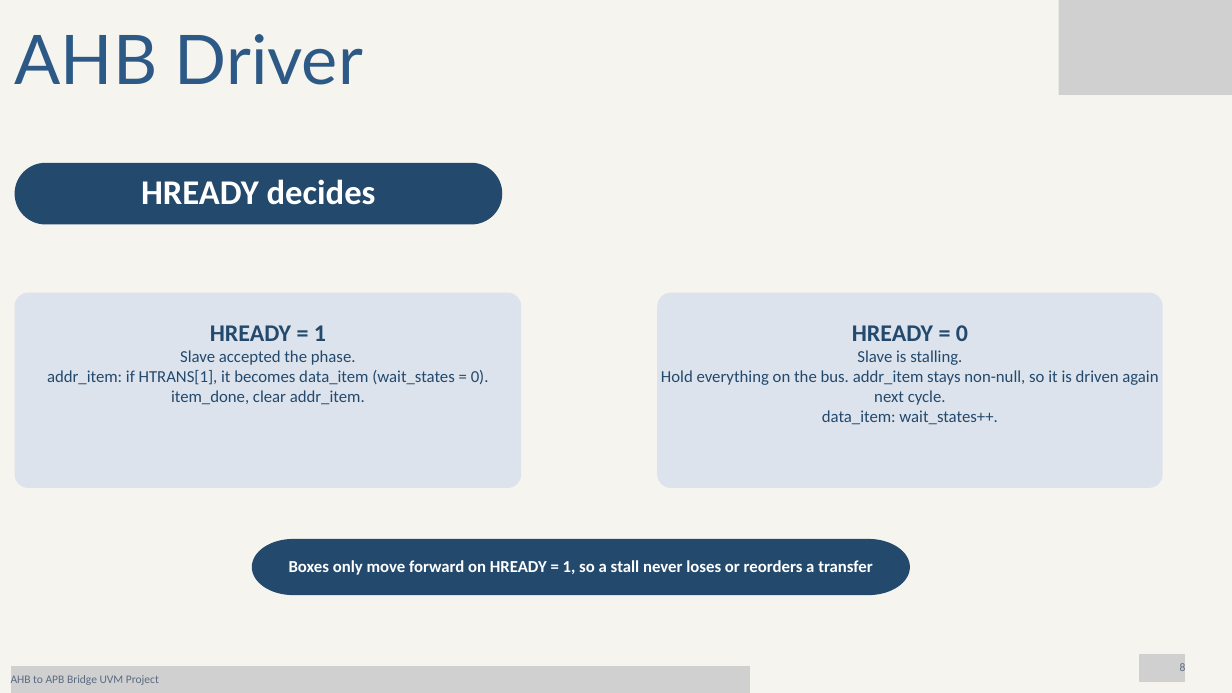
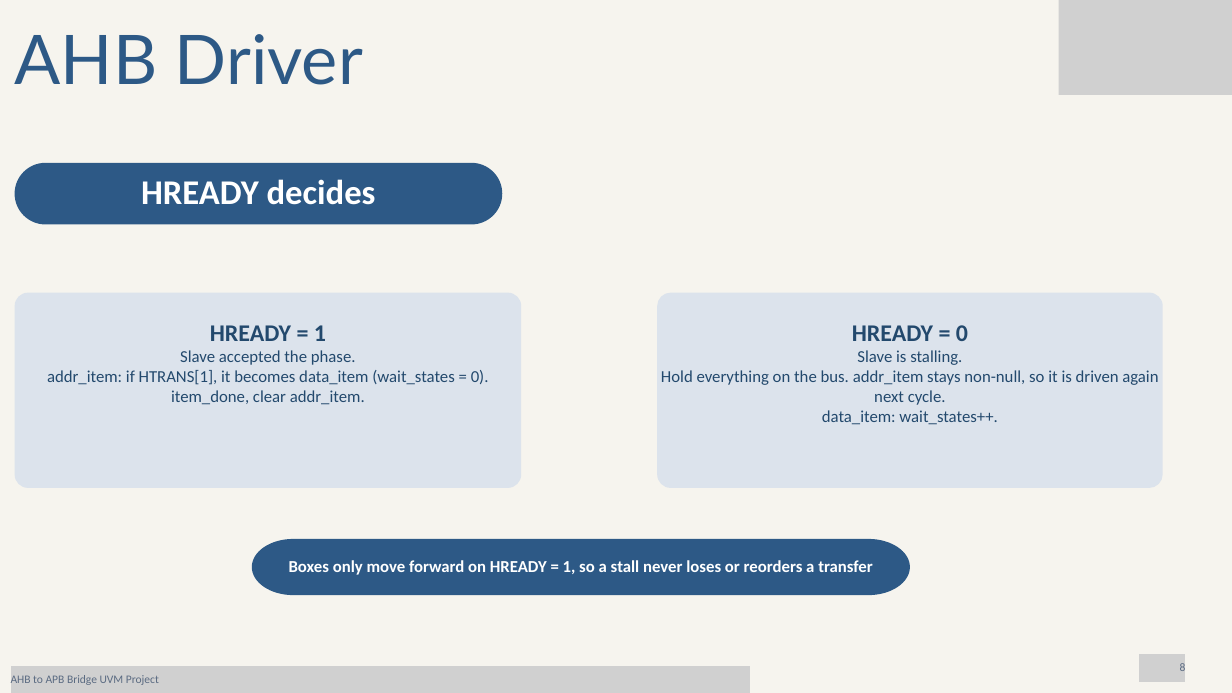
Before and after one commit to mennafouda15/AHB-to-APB-Bridge-UVM, a slide deck: slide 8 of docs/AHB to APB Bridge UVM Project.pptx. Drawn at 1232x693 pixels with LibreOffice and Linux fonts; fonts in the diff are those of the drawing; grey boxes stand for pictures. Boxes give left, top, right and bottom in pixels: in the first picture for what was removed or moved away, otherwise in the second. Text is boxed around its words. In the diff, an @@ line names an element or a change of style, - is before the commit and + after.

```diff
--- a/docs/AHB to APB Bridge UVM Project.pptx
+++ b/docs/AHB to APB Bridge UVM Project.pptx
@@ freeform shape at bbox=[15, 163, 503, 224]: fill #23496D to #2D5986 @@
@@ freeform shape at bbox=[252, 539, 910, 595]: fill #23496D to #2D5986 @@
```
Also in this commit, not shown: 20 other slides changed, 1 slide added, 1 slide removed.
